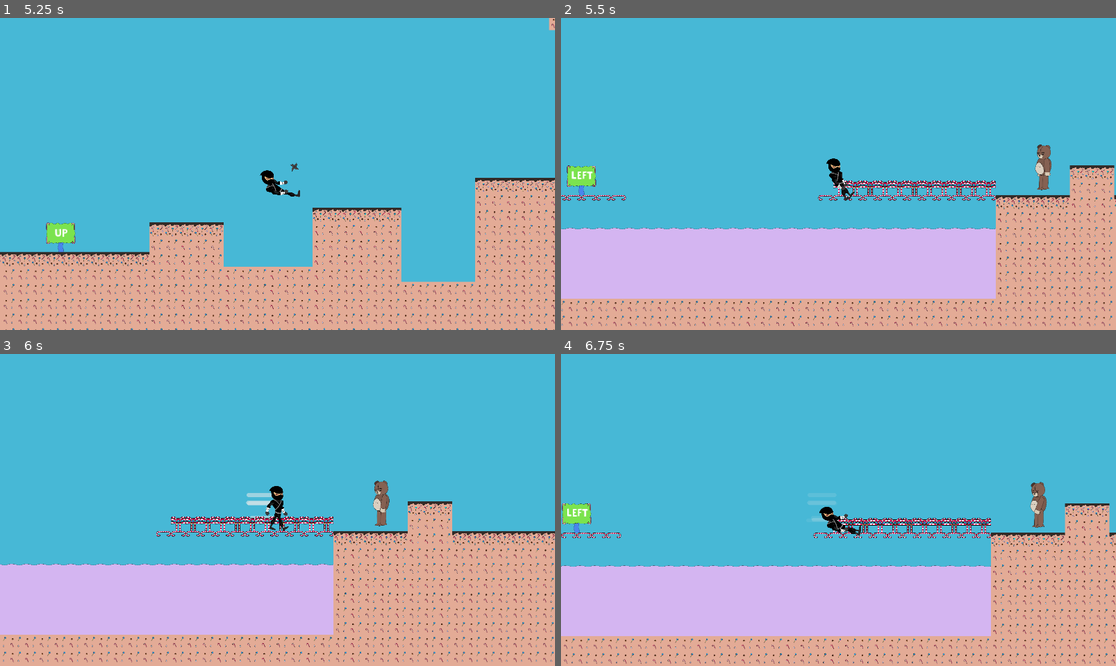
Above: before the commit, frames 1-4 (two rows, left to right).
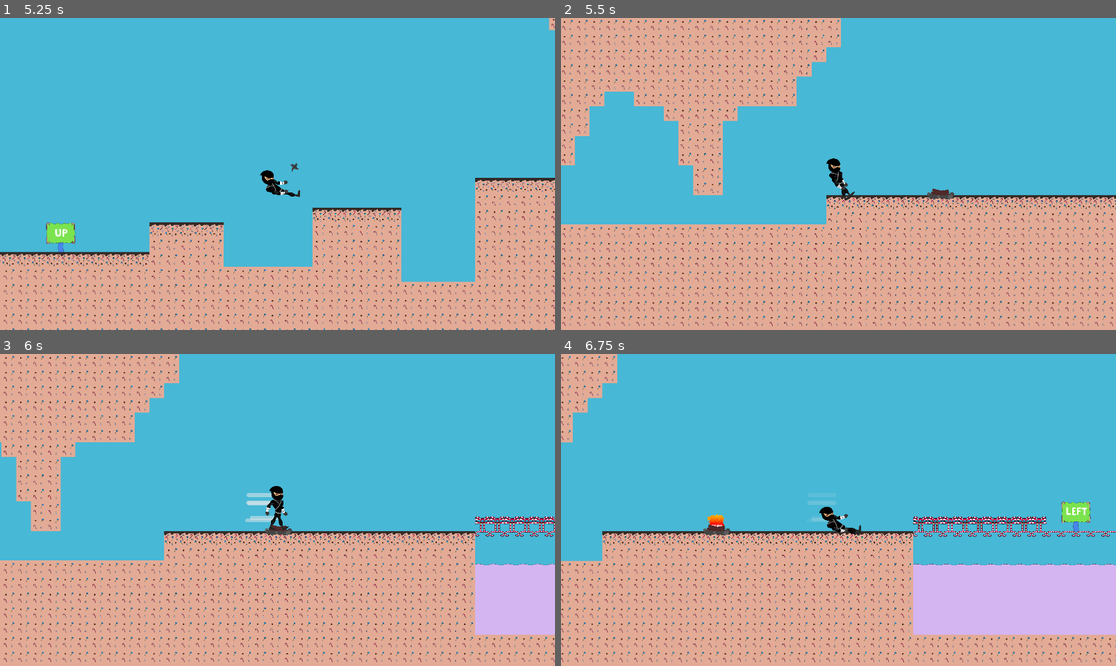
Above: after the commit, the same moments.

Repository: nathangranet/aoe_2020
Game: Godot game, scene res://scene/menu/MainMenu.tscn
Two runs of this game, one before a commit and one after it. Both use one fixed random seed, a clock stepped at 60 frames per second and the inputs below.
Inputs:
- Up to frame 1 (5.25 s): click "Play" at 0.5 s; tap Right (movement_dash) at 1.35, 3.6 s; tap Up (movement_jump) at 1.52, 2.27, 3.77, 4.52 s; tap Down (movement_slide) at 2.1, 4.35 s; tap Space (shuriken) at 2.85, 5.1 s
- Up to frame 2 (5.5 s): tap Up (movement_jump) at 5.27 s
- Up to frame 3 (6 s): tap Right (movement_dash) at 5.85 s
- Up to frame 4 (6.75 s): tap Down (movement_slide) at 6.6 s

Frame 1 is identical in both runs. In frame 2, 43% of the frame differs, in the area x 0-100%, y 0-99%; in frame 3, 38%; in frame 4, 35%.

Commit message:
fix nounours and checkpoint

Diff:
--- a/scene/game/Checkpoint.tscn
+++ b/scene/game/Checkpoint.tscn
@@ -37,6 +37,8 @@
 color_ramp = SubResource( 3 )
 
 [node name="Checkpoint" type="Area2D"]
+collision_layer = 16
+collision_mask = 2147483649
 script = ExtResource( 2 )
 
 [node name="CollisionShape2D" type="CollisionShape2D" parent="."]
--- a/scene/game/map.tscn
+++ b/scene/game/map.tscn
@@ -25,7 +25,7 @@
 tile_data = PoolIntArray( -1441550, 11, 0, -1245142, 1, 0, -1245141, 1, 0, -1245140, 1, 0, -1245139, 1, 0, -1245138, 1, …(136870 unchanged characters)…
 
 [node name="Position2D" type="Position2D" parent="."]
-position = Vector2( 16695.3, 41.7083 )
+position = Vector2( 11723.9, 55.1626 )
 
 [node name="CheckpointContainer" type="Node2D" parent="."]
 
--- a/scene/game/monster.tscn
+++ b/scene/game/monster.tscn
@@ -108,7 +108,7 @@
 
 [node name="Monster" type="Area2D"]
 collision_layer = 8
-collision_mask = 4
+collision_mask = 5
 script = ExtResource( 5 )
 
 [node name="CollisionShape2D" type="CollisionShape2D" parent="."]
